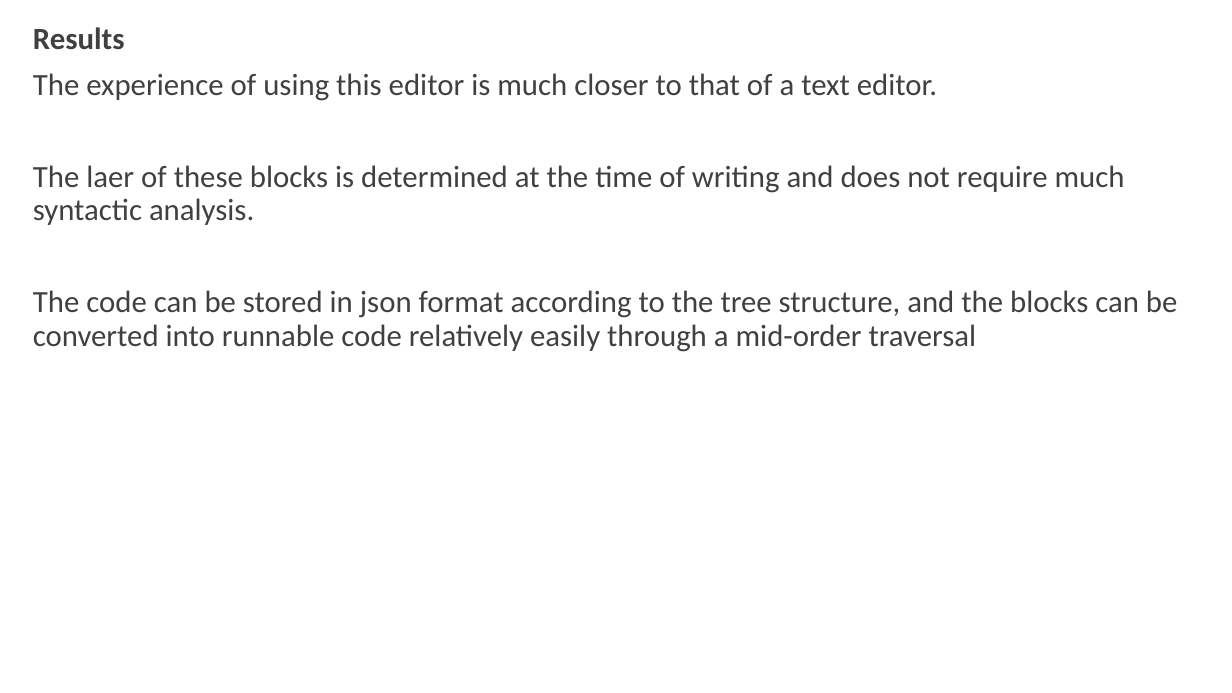
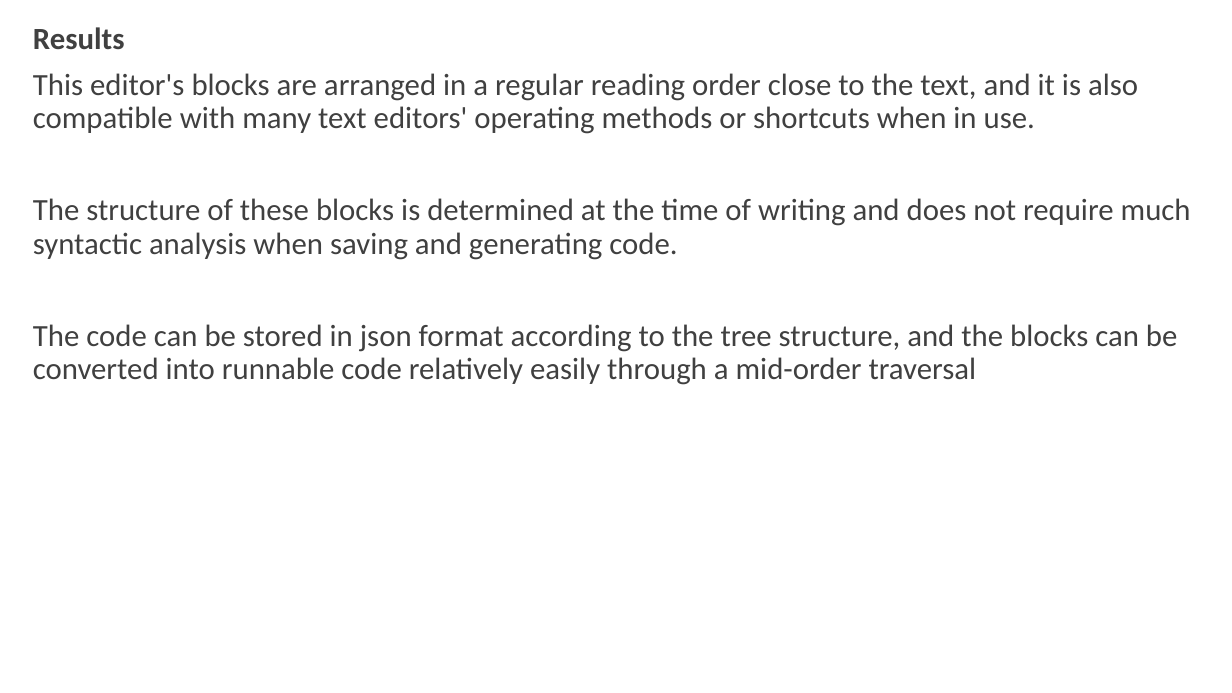
Before and after one commit to sheng-guang/Iot2, a slide deck: slide 8 of Presentation.pptx. Drawn at 1232x693 pixels with LibreOffice and Linux fonts; fonts in the diff are those of the drawing. Boxes give left, top, right and bottom in pixels: in the first picture for what was removed or moved away, otherwise in the second. Text is boxed around its words. In the diff, an @@ line names an element or a change of style, - is before the commit and + after.

```diff
--- a/Presentation.pptx
+++ b/Presentation.pptx
@@ subtitle at [33, 73, 1191, 260]: text changed @@
-The experience of using this editor is much closer to that of a text editor.
-The laer of these blocks is determined at the time of writing and does not require much syntactic analysis.
+This editor's blocks are arranged in a regular reading order close to the text, and it is also compatible with many text editors' operating methods or shortcuts when in use.
+The structure of these blocks is determined at the time of writing and does not require much syntactic analysis when saving and generating code.
```
